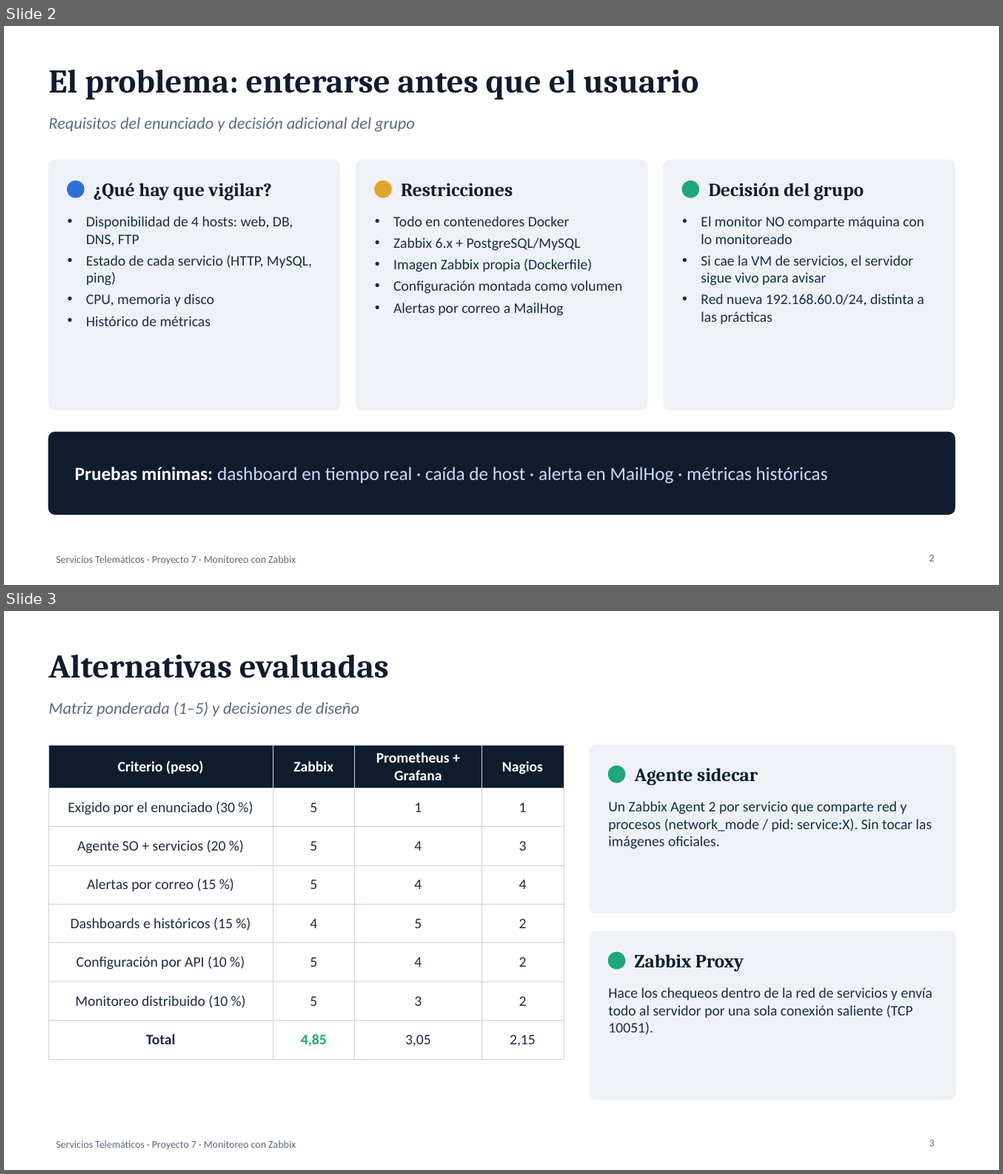
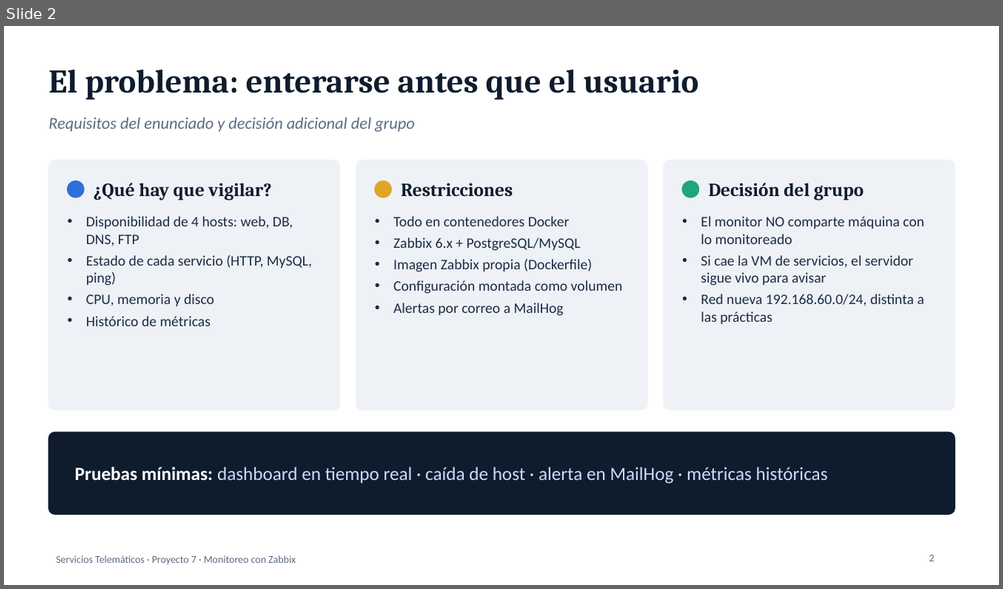
Before and after one commit to phantom-beat/Project-zabbix, a slide deck: docs/Presentacion_Proyecto7.pptx. Shown one above the other, each under a label of ours: slides 2 and 3 before the commit, slide 2 after it. The pictures are 1003x1174 and 1003x589 pixels, drawn with LibreOffice and Linux fonts; fonts in the diff are those of the drawing. Boxes give left, top, right and bottom in pixels: in the first picture for what was removed or moved away, otherwise in the second. Text is boxed around its words. In the diff, an @@ line names an element or a change of style, - is before the commit and + after.

Commit message:
Seleccion de alternativas: criterios medibles, segunda matriz y sensibilidad
- La restriccion del enunciado pasa a filtro (antes era un criterio puntuable)
- Cada criterio con forma de medicion y escala 1/3/5 con anclas
- Matriz de conectividad entre VMs (puertos publicados / Swarm / proxy)
- Analisis de sensibilidad y reflexion sobre el proceso
- Diapositivas de alternativas divididas en proceso y conectividad

```diff
--- a/docs/Presentacion_Proyecto7.pptx
+++ b/docs/Presentacion_Proyecto7.pptx
@@ slide 3 removed at [4, 611, 999, 1170], background #FFFFFF; not listed: 1 template element that a slide beside it also shows @@
@@ text removed at [48, 655, 389, 678] @@
-Alternativas evaluadas
@@ text removed at [48, 702, 359, 717] @@
-Matriz ponderada (1–5) y decisiones de diseño
@@ table removed at [48, 745, 563, 1050], 8 rows, 4 columns @@
-Criterio (peso) | Zabbix | Prometheus + Grafana | Nagios
-Exigido por el enunciado (30 %) | 5 | 1 | 1
-Agente SO + servicios (20 %) | 5 | 4 | 3
-Alertas por correo (15 %) | 5 | 4 | 4
-Dashboards e históricos (15 %) | 4 | 5 | 2
-Configuración por API (10 %) | 5 | 4 | 2
-Monitoreo distribuido (10 %) | 5 | 3 | 2
-Total | 4,85 | 3,05 | 2,15
@@ rounded rectangle removed at [589, 745, 956, 913] @@
@@ ellipse removed at [609, 766, 625, 783] @@
@@ text removed at [634, 768, 757, 786] @@
-Agente sidecar
@@ text removed at [608, 801, 932, 849] @@
-Un Zabbix Agent 2 por servicio que comparte red y procesos (network_mode / pid: service:X). Sin tocar las imágenes oficiales.
@@ rounded rectangle removed at [589, 932, 956, 1099] @@
@@ ellipse removed at [609, 953, 625, 969] @@
@@ text removed at [634, 954, 743, 972] @@
-Zabbix Proxy
@@ text removed at [608, 988, 933, 1035] @@
-Hace los chequeos dentro de la red de servicios y envía todo al servidor por una sola conexión saliente (TCP 10051).
@@ page number removed at [929, 1140, 934, 1147] @@
-3
```
Also in this commit, not shown: 1 slide changed, 2 slides added, 7 other files.
